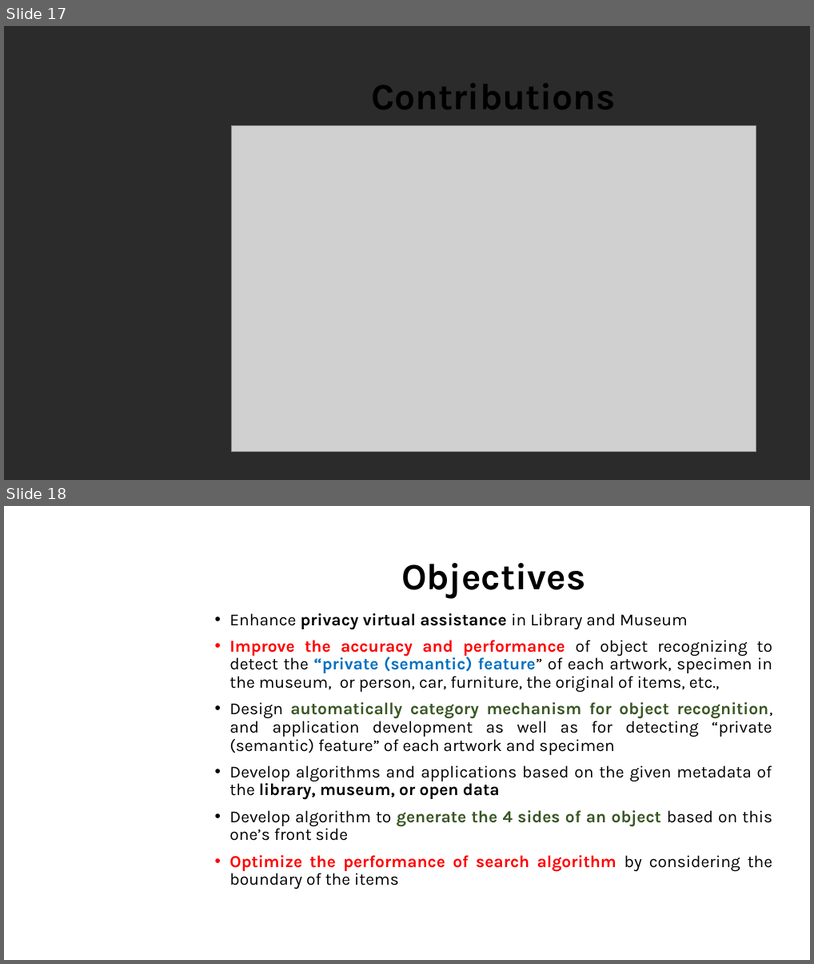
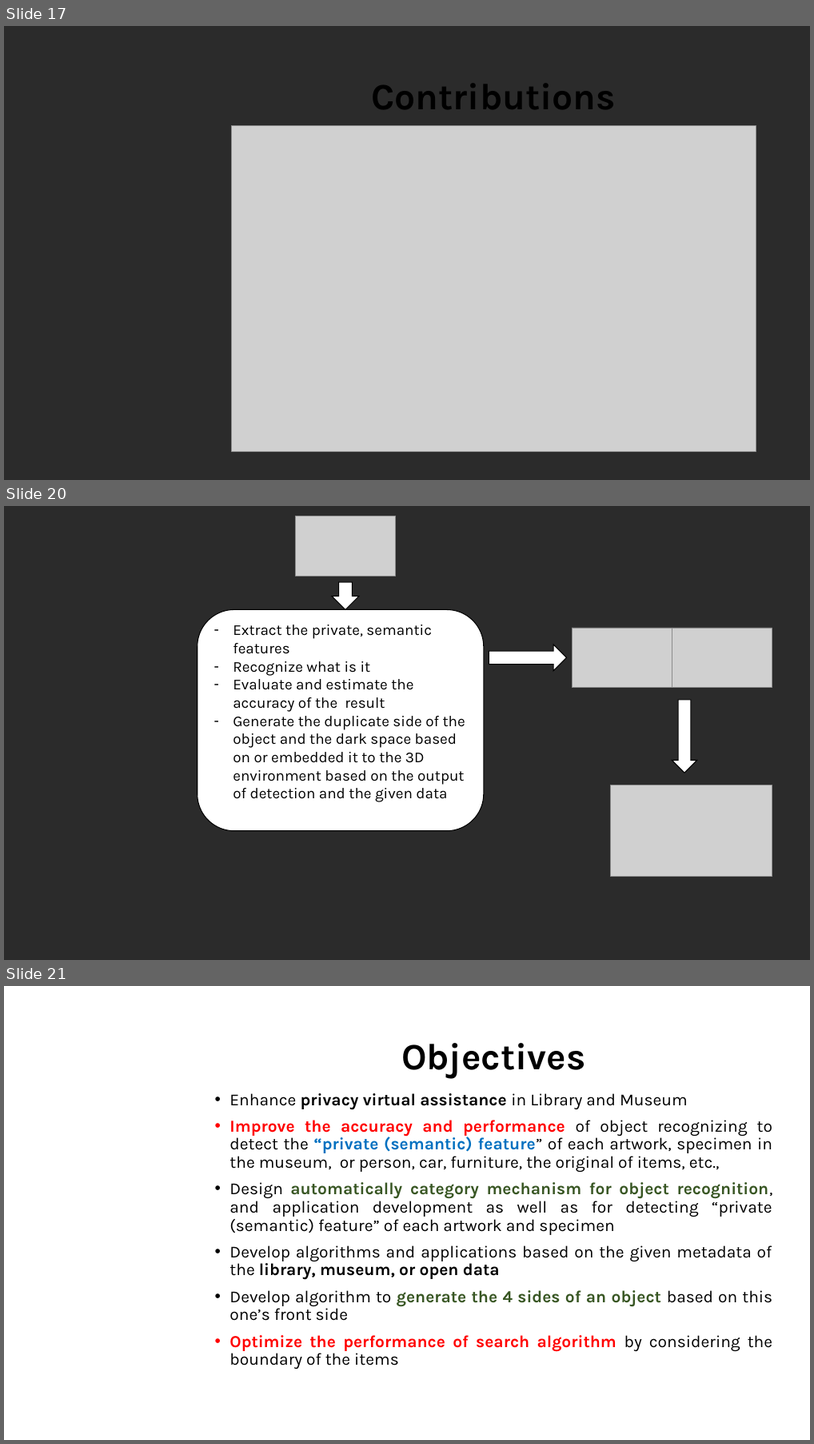
Before and after one commit to dungdovu/DGA1031, a slide deck: DGA1031/What is it.pptx. Shown one above the other, each under a label of ours: slides 17 and 18 before the commit, slides 17, 20 and 21 after it; the slides between them are not shown. The pictures are 814x964 and 814x1444 pixels, drawn with LibreOffice and Linux fonts; fonts in the diff are those of the drawing; grey boxes stand for pictures; background and template pictures are left out; a plain dark background stands for a picture behind light text. Boxes give left, top, right and bottom in pixels: in the first picture for what was removed or moved away, otherwise in the second. Text is boxed around its words. In the diff, an @@ line names an element or a change of style, - is before the commit and + after.

Commit message:
update the slide

```diff
--- a/DGA1031/What is it.pptx
+++ b/DGA1031/What is it.pptx
@@ slide 20 added at box(4, 506, 810, 960), background picture (left out) @@
@@ picture added at box(295, 516, 396, 576) @@
@@ down arrow added at box(333, 582, 360, 610), fill #FFFFFF, outline #000000 1 pt @@
@@ rounded rectangle added at box(198, 609, 484, 830), fill #FFFFFF, outline #000000 1 pt, 18 pt, text #000000 @@
+– Extract the private, semantic features
+– Recognize what is it
+– Evaluate and estimate the accuracy of the result
+– Generate the duplicate side of the object and the dark space based on or embedded it to the 3D environment based on the output of detection and the given data
@@ right arrow added at box(489, 644, 567, 671), fill #FFFFFF, outline #000000 1 pt @@
@@ picture added at box(572, 628, 673, 688) @@
@@ picture added at box(673, 628, 773, 688) @@
@@ down arrow added at box(673, 700, 698, 772), fill #FFFFFF, outline #000000 1 pt @@
@@ picture added at box(610, 785, 772, 876) @@
@@ what was slide 18 is now slide 21 @@
```
Also in this commit, not shown: 2 other slides added, 4 other files.
